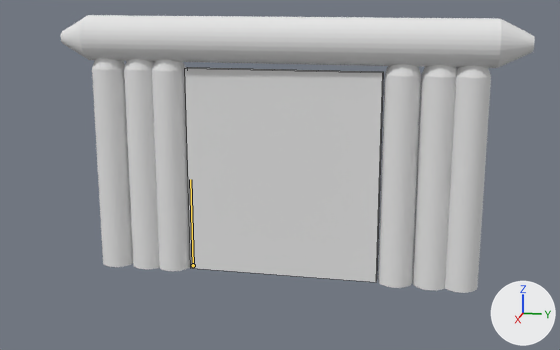
What one commit did to the Blender file RTS Dev Project/Assets/Models/Buildings/dooranimatetoopen.blend.
The view is the same before and after, from a 50 mm camera at (7.96, 1.44, 3.13) aimed at (0.85, 0.02, 1.35). The axes (+X, +Y, +Z) are drawn at lower right. The lights are the same throughout. The bones that bend it are drawn over the model as lines. Mesh edges are drawn as thin lines on the coarser meshes.

In view in the first picture: 'tronc4', 'tronc4.001'.
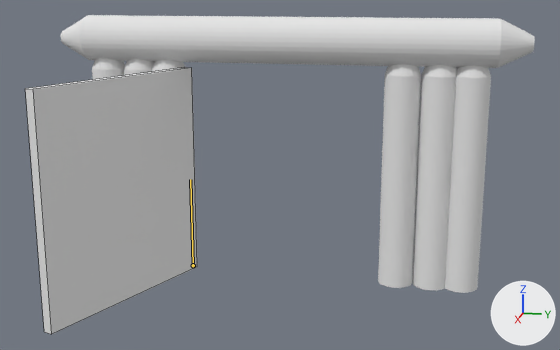
The newer file adds an action. The first version stands in its rest pose; the second is drawn at frame 100 of the action 'Action'.

The change, as a list of edits to the scene's bpy script:
```text
Change bone_bone:
    where bone_bone = bpy.data.objects['Armature'].pose.bones['Bone']
    bone_bone.rotation_quaternion: (1.0, 0.0, 0.0, 0.0) -> (0.558, 0.0, -0.83, 0.0)  # degrees (0, 0, 0) -> degrees (0, -112, 0)
```

Boxes (x1, y1, x2, y2) around the edits, measured in the pictures (560 x 350 px):
'tronc4.001', posed (14% narrower, 24% taller)
    before: (185, 67, 384, 282)
    after: (25, 67, 197, 334)
